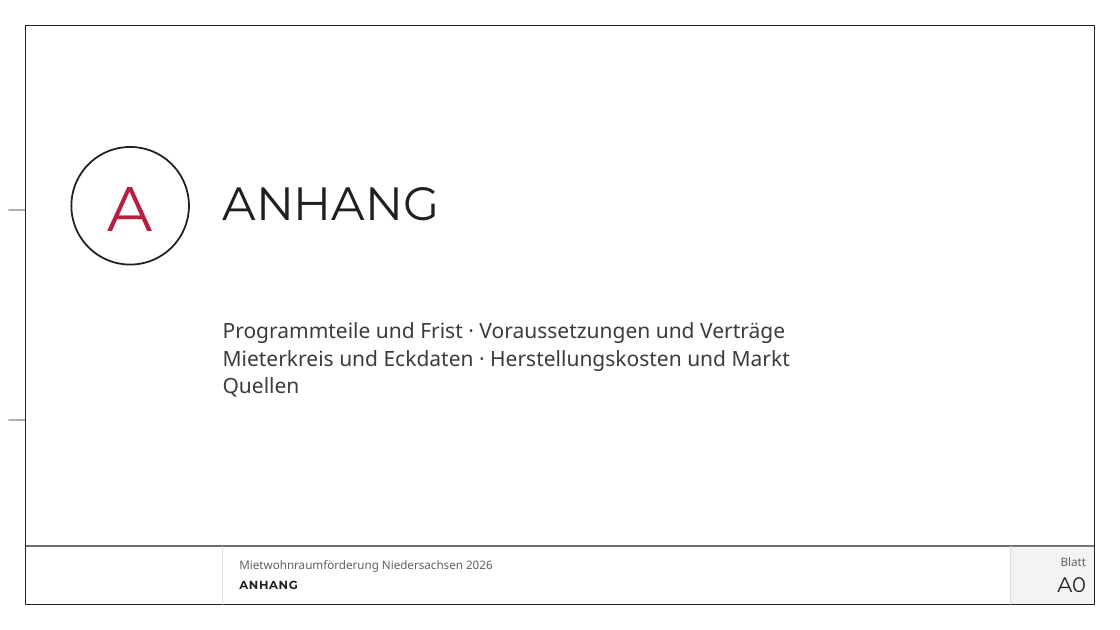
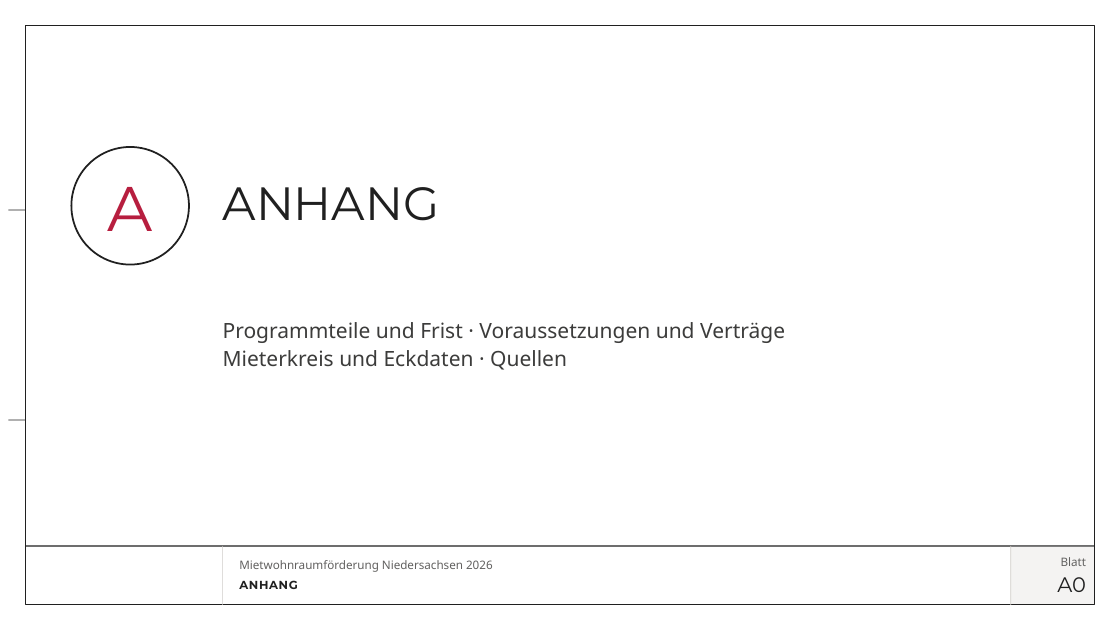
Before and after one commit to vgedaschko/NBank, a slide deck: slide 26 of praesentation/dist/PGN-Mietwohnraumfoerderung-Niedersachsen-2026-Vortrag.pptx (slide 19 before the commit). Drawn at 1120x630 pixels with LibreOffice and Linux fonts; fonts in the diff are those of the drawing; background and template pictures are left out. Boxes give left, top, right and bottom in pixels: in the first picture for what was removed or moved away, otherwise in the second. Text is boxed around its words. In the diff, an @@ line names an element or a change of style, - is before the commit and + after.

```diff
--- a/praesentation/dist/PGN-Mietwohnraumfoerderung-Niedersachsen-2026-Vortrag.pptx
+++ b/praesentation/dist/PGN-Mietwohnraumfoerderung-Niedersachsen-2026-Vortrag.pptx
@@ text at (223,350,567,370): text changed @@
-Mieterkreis und Eckdaten · Herstellungskosten und Markt
-Quellen
+Mieterkreis und Eckdaten · Quellen
```
Also in this commit, not shown: 19 other slides changed, 6 slides added, 1 slide removed, 34 other files.
